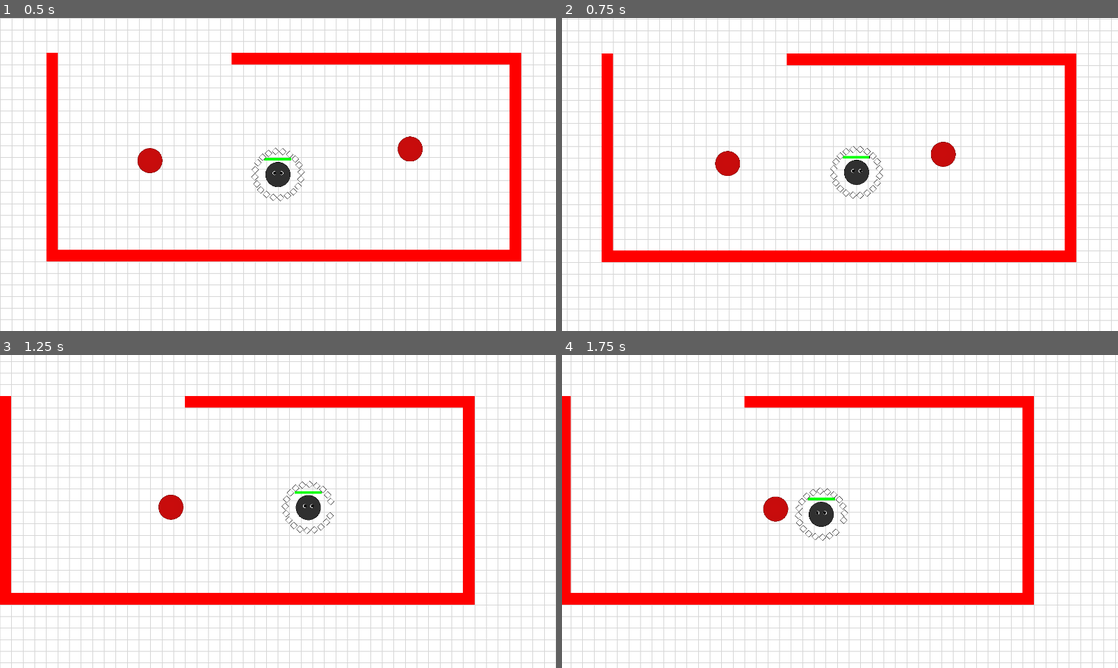
Above: before the commit, frames 1-4 (two rows, left to right).
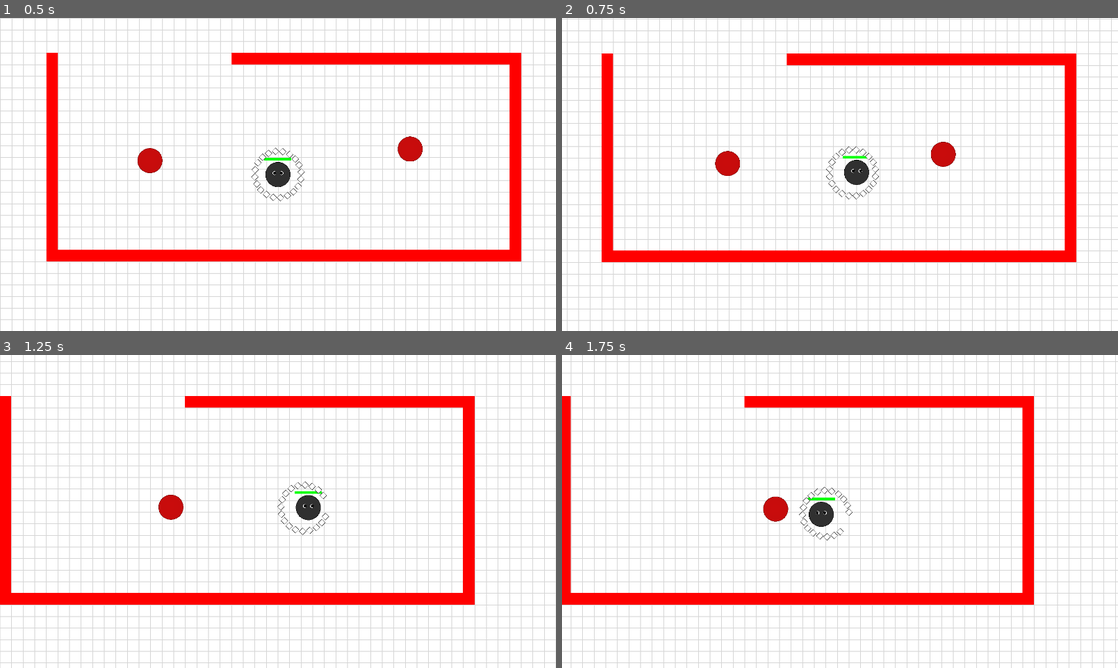
Above: after the commit, the same moments.

Repository: tim2go/wumpusflorr
Game: Godot game, scene res://scenes/test_level.tscn
Same seed, same stepped clock (60 frames per second), same inputs: the game is played once before the commit and once after it.
Inputs (mouse positions are in pixels of both pictures, inside the frame that each line leads up to):
- Up to frame 1 (0.5 s): no input
- Up to frame 2 (0.75 s): move the mouse to (962, 158) at 0.52 s; click (962, 158) at 0.6 s
- Up to frame 3 (1.25 s): no input
- Up to frame 4 (1.75 s): move the mouse to (728, 527) at 1.27 s; click (728, 527) at 1.35 s

Frame 1 is identical in both runs. In frame 2, 0.3% of the frame differs, in the area x 47-58%, y 40-58%; in frame 3, 0.3%; in frame 4, 0.3%.

Commit message:
pellet movement delay
i was bored

Diff:
--- a/scenes/pellet.tscn
+++ b/scenes/pellet.tscn
@@ -6,14 +6,14 @@
 [sub_resource type="RectangleShape2D" id="RectangleShape2D_bonx2"]
 size = Vector2(32.5269, 32.5269)
 
-[node name="Pellet" type="Sprite2D"]
+[node name="Pellet" type="Sprite2D" unique_id=1519219341]
 texture = ExtResource("1_bonx2")
 script = ExtResource("2_imiex")
 
-[node name="PelletArea" type="Area2D" parent="."]
+[node name="PelletArea" type="Area2D" parent="." unique_id=871987998]
 unique_name_in_owner = true
 
-[node name="CollisionShape2D" type="CollisionShape2D" parent="PelletArea"]
+[node name="CollisionShape2D" type="CollisionShape2D" parent="PelletArea" unique_id=1831926424]
 position = Vector2(1.19209e-07, 3.57628e-07)
 rotation = 0.785398
 shape = SubResource("RectangleShape2D_bonx2")
--- a/scripts/pellet.gd
+++ b/scripts/pellet.gd
@@ -2,9 +2,13 @@
 
 @onready var pellet_scene : PackedScene = preload("res://scenes/pellet.tscn")
 
+var player : Node = null
+
 var dist : int = 128 # distance that petal should keep away from player
 var current_angle : int = 0
 @export var degrees_per_second : int = 90
+@export var follow_speed : float = 10.0 #delay amnt
+var lag_offset : Vector2 = Vector2.ZERO
 
 func update_position() -> void:
 	"""
@@ -12,11 +16,17 @@
 	Parameters: None
 	Returns: None
 	"""
-	$".".position = Vector2(dist*cos(deg_to_rad(current_angle)), dist*sin(deg_to_rad(current_angle)))
+	$".".position = lag_offset + Vector2(dist*cos(deg_to_rad(current_angle)), dist*sin(deg_to_rad(current_angle)))
 
 func _ready() -> void:
 	Global.collided_with_pellet.connect(_on_collided_with_enemy) # connects enemy signal
 	update_position()
+
+func apply_movement_lag(movement_delta: Vector2, delta: float) -> void:
+	#make it delayed
+	lag_offset -= movement_delta
+	#smoothly move it to the tae parking weber correct possition
+	lag_offset = lag_offset.lerp(Vector2.ZERO, follow_speed * delta)
 
 func _physics_process(delta: float) -> void:
 	current_angle += degrees_per_second * delta # calculates what the angle should be
--- a/scripts/player.gd
+++ b/scripts/player.gd
@@ -11,15 +11,19 @@
 const stamina_recover_per_sec : int = 15
 var stamina : float = max_stamina
 
+var pp : Vector2
+
 @onready var stamina_bar_bg = %StaminaBarBg
 @onready var stamina_bar = %StaminaBar
 
 func _ready() -> void:
 	stamina_bar_bg.size.x = max_stamina
 	stamina_bar.size.x = stamina
+	pp=global_position
 	for i in range(petal_num):
 		var new_pellet = pellet.instantiate() # creates new pellet object
 		new_pellet.current_angle = (360/petal_num) * i # calculates starting angle
+		new_pellet.player = self
 		add_child(new_pellet) # adds pellet to scene
 		Global.pellet_inventory.append(new_pellet) # adds pellet to inventory list
 
@@ -31,6 +35,7 @@
 	if $".".position.distance_to(mouse_pos) > 48:
 		velocity = Vector2(speed * cos(move_angle), speed * sin(move_angle))
 		move_and_slide()
+
 
 	# checks if left click is being held down
 	if Input.is_action_just_pressed("left_click"):
@@ -59,6 +64,14 @@
 
 	stamina_bar.size.x = stamina
 
+	var movement_delta = global_position - pp
+	#displacement thingy in frame
+	for p in Global.pellet_inventory:
+		p.apply_movement_lag(movement_delta, delta)
+
+	#update after all that movement stuff
+	pp = global_position
+
 
 func _on_player_area_area_entered(area: Area2D) -> void:
 	if area.name == "EnemyArea":
Not shown: 1 places in scenes/pellet.tscn that only renumber resources
